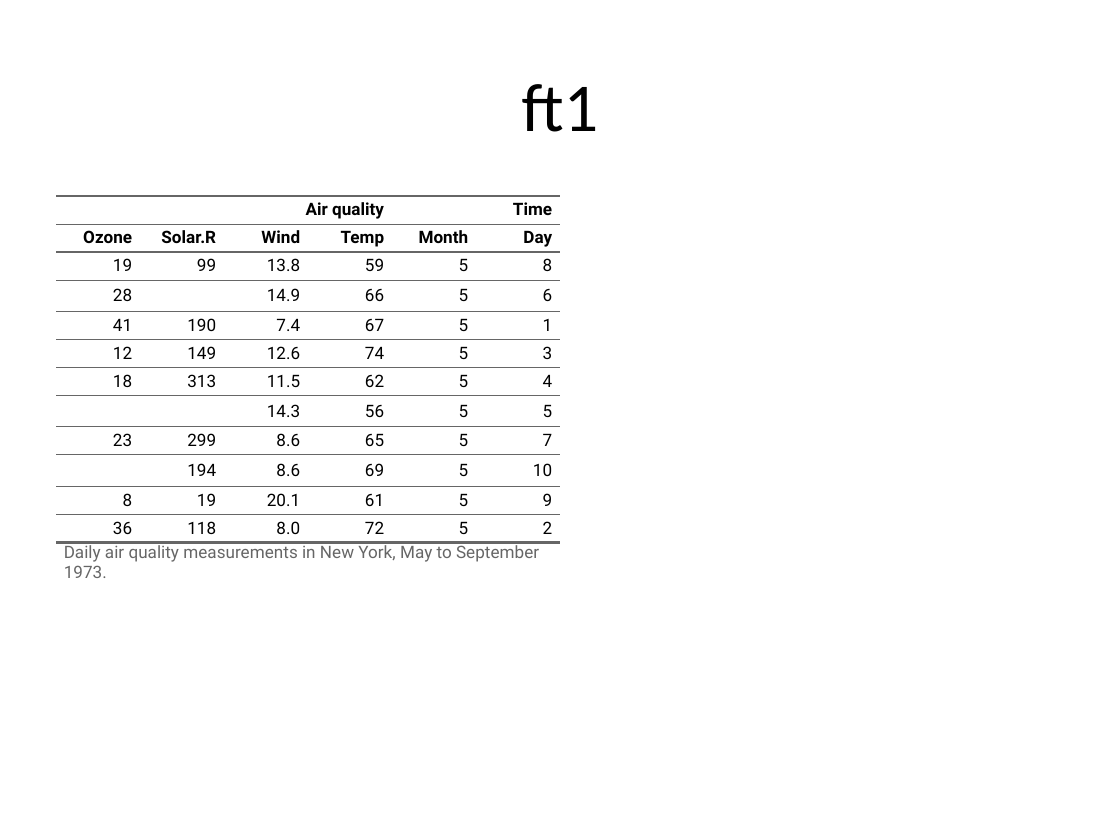
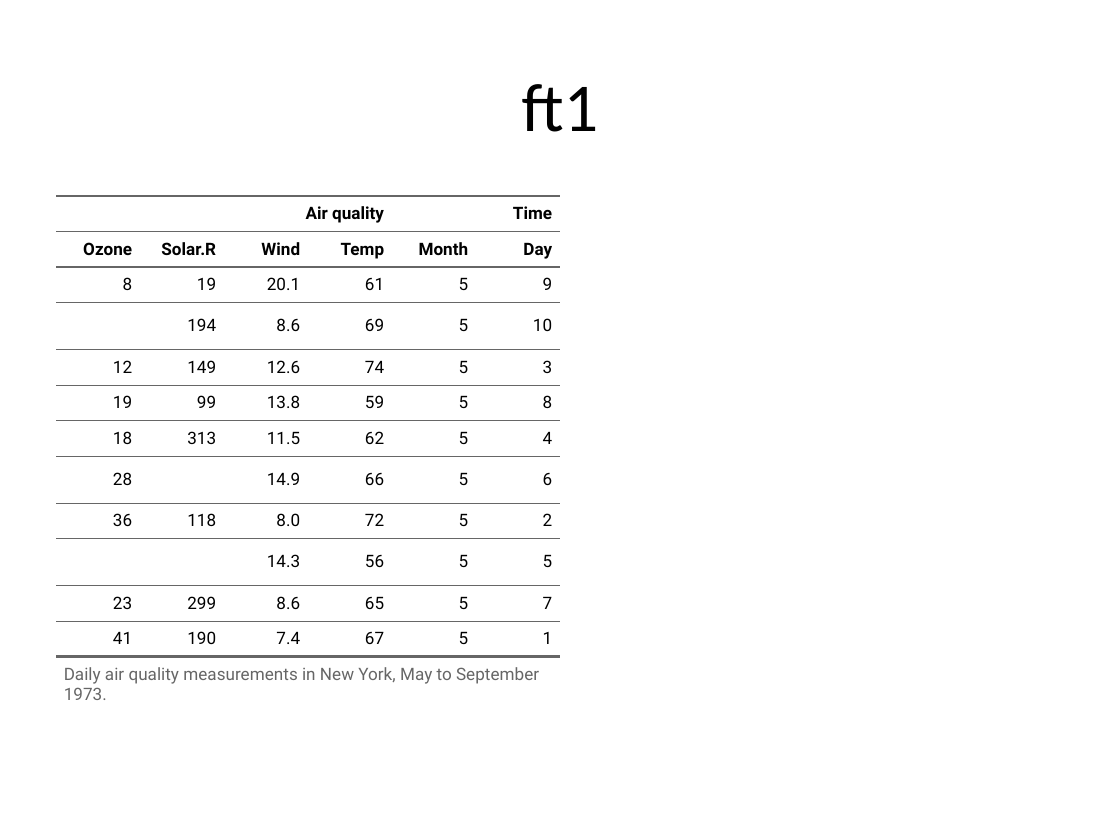
Before and after one commit to RaymondLTremblay/Visualizacion_Datos, a slide deck: slide 1 of ft.pptx. Drawn at 1120x840 pixels with LibreOffice and Linux fonts; fonts in the diff are those of the drawing. Boxes give left, top, right and bottom in pixels: in the first picture for what was removed or moved away, otherwise in the second. Text is boxed around its words. In the diff, an @@ line names an element or a change of style, - is before the commit and + after.

```diff
--- a/ft.pptx
+++ b/ft.pptx
@@ table at box(56, 196, 560, 750) @@
+row 3: 8 | 19 | 20.1 | 61 | 5 | 9
+row 4:  | 194 | 8.6 | 69 | 5 | 10
+row 5: 12 | 149 | 12.6 | 74 | 5 | 3
+row 7: 18 | 313 | 11.5 | 62 | 5 | 4
-row 5: 41 | 190 | 7.4 | 67 | 5 | 1
-row 6: 12 | 149 | 12.6 | 74 | 5 | 3
-row 7: 18 | 313 | 11.5 | 62 | 5 | 4
+row 9: 36 | 118 | 8.0 | 72 | 5 | 2
-row 10:  | 194 | 8.6 | 69 | 5 | 10
-row 11: 8 | 19 | 20.1 | 61 | 5 | 9
-row 12: 36 | 118 | 8.0 | 72 | 5 | 2
+row 12: 41 | 190 | 7.4 | 67 | 5 | 1
```
Also in this commit, not shown: 8 other files.
